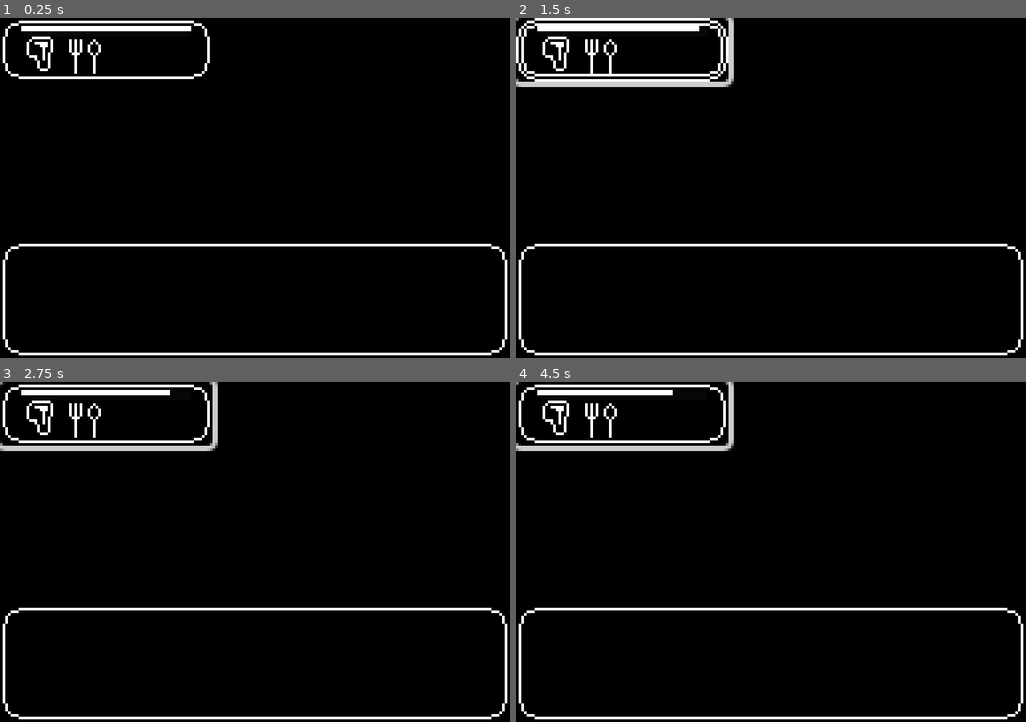
Above: before the commit, frames 1-4 (two rows, left to right).
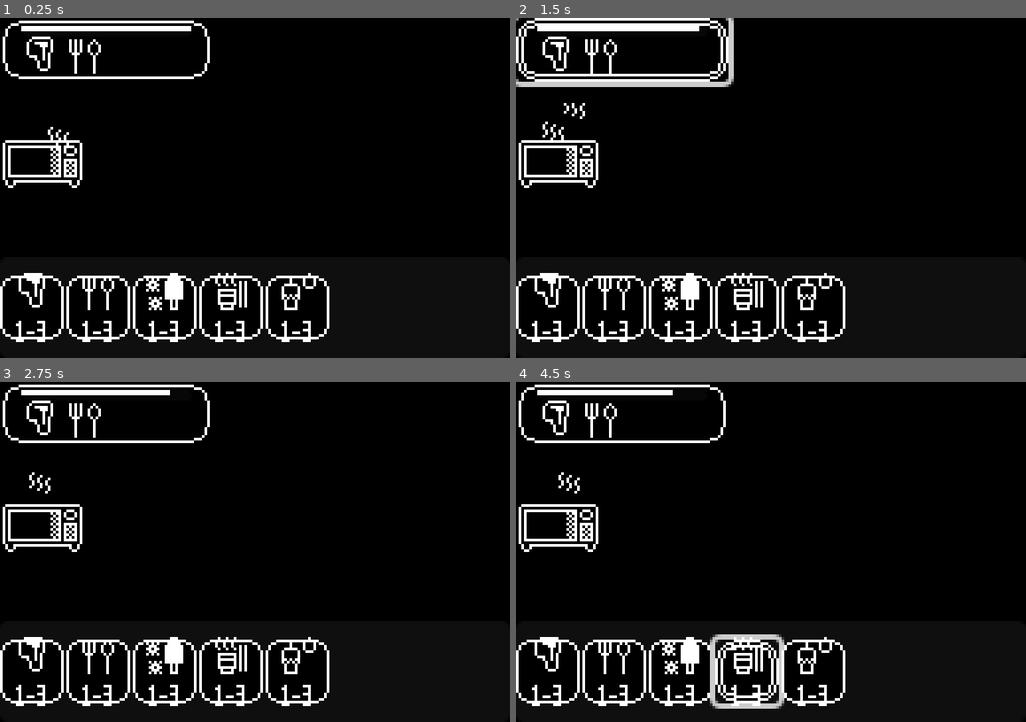
Above: after the commit, the same moments.

Repository: SpntKbrg/microwave-game
Game: Godot game, scene res://scenes/release/real_game_scene.tscn
The game is run twice, just before and just after one commit, with the same random seed, the same clock (stepped at 60 frames per second) and the same inputs. This scene is started directly instead of the project's main scene.
Inputs (mouse positions are in pixels of both pictures, inside the frame that each line leads up to):
- Up to frame 1 (0.25 s): no input
- Up to frame 2 (1.5 s): click (546, 307) at 0.52 s; click (623, 48) at 1.25 s
- Up to frame 3 (2.75 s): click (40, 511) at 2.02 s
- Up to frame 4 (4.5 s): click (612, 671) at 2.77 s; click (679, 671) at 3.52 s; click (745, 671) at 4.27 s

The runs differ from the first frame. In frame 1, 6.0% of the frame differs, in the area x 0-100%, y 32-100%; in frame 2, 6.1%; in frame 3, 6.9%; in frame 4, 7.8%, in the area x 0-100%, y 0-100%.

Commit message:
Re-add microwave and item shelf

Diff:
--- a/assets/ui/main_theme.tres
+++ b/assets/ui/main_theme.tres
@@ -81,6 +81,7 @@
 vertical = true
 
 [resource]
+BoxContainer/constants/separation = 1
 Button/colors/font_color = Color(0.875, 0.875, 0.875, 1)
 Button/colors/font_disabled_color = Color(0.875, 0.875, 0.875, 0.5)
 Button/colors/font_focus_color = Color(0.95, 0.95, 0.95, 1)
--- a/scenes/item_icon.tscn
+++ b/scenes/item_icon.tscn
@@ -9,7 +9,9 @@
 
 [node name="ItemIcon" type="TextureRect"]
 custom_minimum_size = Vector2(16, 16)
+size_flags_vertical = 4
 texture = ExtResource("1_e6lw3")
+expand_mode = 5
 script = ExtResource("2_y4m3t")
 item_icon_dict = Dictionary[int, Texture2D]({
 0: ExtResource("3_s7ikh"),
--- /dev/null
+++ b/scenes/item_shelf_button.tscn
@@ -0,0 +1,36 @@
+[gd_scene load_steps=4 format=3 uid="uid://ba0bcphk06mt6"]
+
+[ext_resource type="Theme" uid="uid://cwt57yrv5fqbq" path="res://assets/ui/main_theme.tres" id="1_8ar06"]
+[ext_resource type="PackedScene" uid="uid://7np8gifga1h2" path="res://scenes/item_icon.tscn" id="2_attft"]
+[ext_resource type="Script" uid="uid://dc5nyfcxmqnhx" path="res://scripts/game/item_shelf_button.gd" id="2_o7mih"]
+
+[node name="ItemShelfButton" type="Button" node_paths=PackedStringArray("__item_icon", "__item_time_hint")]
+custom_minimum_size = Vector2(24, 24)
+size_flags_horizontal = 4
+size_flags_vertical = 4
+theme = ExtResource("1_8ar06")
+theme_type_variation = &"ButtonSmall"
+script = ExtResource("2_o7mih")
+__item_icon = NodePath("ShelfContainer/ItemIcon")
+__item_time_hint = NodePath("ShelfContainer/TimeHint")
+
+[node name="ShelfContainer" type="VBoxContainer" parent="."]
+layout_mode = 1
+anchors_preset = 15
+anchor_right = 1.0
+anchor_bottom = 1.0
+grow_horizontal = 2
+grow_vertical = 2
+theme = ExtResource("1_8ar06")
+
+[node name="ItemIcon" parent="ShelfContainer" instance=ExtResource("2_attft")]
+layout_mode = 2
+size_flags_horizontal = 4
+
+[node name="TimeHint" type="Label" parent="ShelfContainer"]
+layout_mode = 2
+theme = ExtResource("1_8ar06")
+theme_type_variation = &"StickerFont"
+text = "1-3"
+horizontal_alignment = 1
+vertical_alignment = 2
--- a/scenes/release/real_game_scene.tscn
+++ b/scenes/release/real_game_scene.tscn
@@ -1,15 +1,23 @@
-[gd_scene load_steps=11 format=3 uid="uid://28r1rhmscnle"]
+[gd_scene load_steps=16 format=3 uid="uid://28r1rhmscnle"]
 
-[ext_resource type="StyleBox" uid="uid://vivmq0totlqg" path="res://assets/ui/panel_box_style.tres" id="1_3mg5d"]
 [ext_resource type="StyleBox" uid="uid://b3jedpegd354r" path="res://assets/ui/game_bg.tres" id="1_e1xsh"]
+[ext_resource type="Script" uid="uid://cuhlrwjla6kf" path="res://scripts/resources/microwave_spec.gd" id="2_jvgw3"]
 [ext_resource type="Theme" uid="uid://cwt57yrv5fqbq" path="res://assets/ui/main_theme.tres" id="2_xxmul"]
+[ext_resource type="PackedScene" uid="uid://ba0bcphk06mt6" path="res://scenes/item_shelf_button.tscn" id="3_n7wt1"]
 [ext_resource type="PackedScene" uid="uid://derbaklq8t1ja" path="res://scenes/customer_button.tscn" id="6_hshn4"]
 [ext_resource type="Script" uid="uid://ljise6jjaffs" path="res://scripts/game/scene/game_system.gd" id="7_e1xsh"]
 [ext_resource type="PackedScene" uid="uid://nlci6v88mta7" path="res://scenes/customer_ui_data.tscn" id="8_e38y6"]
 [ext_resource type="PackedScene" uid="uid://c0exhmaqenhwk" path="res://scenes/release/microwave_inspect.tscn" id="11_hshn4"]
+[ext_resource type="Script" uid="uid://bd5q8fk3w4qkd" path="res://scripts/input_state_handler.gd" id="11_s1gd3"]
+[ext_resource type="Script" uid="uid://m1inrb5fw6sd" path="res://scripts/game/microwave_spawner.gd" id="12_jvgw3"]
 [ext_resource type="PackedScene" uid="uid://djkscwfg3u4pk" path="res://scenes/model_resource.tscn" id="12_s1gd3"]
+[ext_resource type="Script" uid="uid://cso81fb444n4e" path="res://scripts/game/item_shelf_spawner.gd" id="14_fij0q"]
 [ext_resource type="PackedScene" uid="uid://cucl236n4hfwi" path="res://scenes/items/ItemFactory.tscn" id="14_h88xt"]
 [ext_resource type="PackedScene" path="res://scenes/customer_system.tscn" id="15_fij0q"]
+
+[sub_resource type="Resource" id="Resource_jvgw3"]
+script = ExtResource("2_jvgw3")
+metadata/_custom_type_script = "uid://cuhlrwjla6kf"
 
 [node name="RealGameScene" type="Control"]
 texture_filter = 3
@@ -48,23 +56,23 @@
 offset_bottom = 72.0
 grow_horizontal = 2
 
-[node name="HBoxContainer" type="HBoxContainer" parent="MicrowaveRow"]
+[node name="MicrowaveContainer" type="HBoxContainer" parent="MicrowaveRow"]
 layout_mode = 2
 size_flags_horizontal = 0
 size_flags_vertical = 0
 
-[node name="PanelContainer" type="PanelContainer" parent="."]
+[node name="ItemRow" type="PanelContainer" parent="."]
 layout_mode = 1
 anchors_preset = 12
 anchor_top = 1.0
 anchor_right = 1.0
 anchor_bottom = 1.0
-offset_top = -44.0
+offset_top = -38.0
 grow_horizontal = 2
 grow_vertical = 0
-theme_override_styles/panel = ExtResource("1_3mg5d")
+theme = ExtResource("2_xxmul")
 
-[node name="HBoxContainer" type="HBoxContainer" parent="PanelContainer"]
+[node name="ItemShelf" type="HBoxContainer" parent="ItemRow"]
 layout_mode = 2
 
 [node name="ModelResource" parent="." instance=ExtResource("12_s1gd3")]
@@ -87,3 +95,16 @@
 [node name="CustomerSystem" parent="GameSystem" instance=ExtResource("15_fij0q")]
 
 [node name="CustomerList" type="Node" parent="GameSystem"]
+
+[node name="InputStateHandler" type="Node" parent="GameSystem"]
+script = ExtResource("11_s1gd3")
+
+[node name="MicrowaveSpawner" type="Node" parent="GameSystem" node_paths=PackedStringArray("microwave_spawn_point")]
+script = ExtResource("12_jvgw3")
+microwave_set = Array[ExtResource("2_jvgw3")]([SubResource("Resource_jvgw3")])
+microwave_spawn_point = NodePath("../../MicrowaveRow/MicrowaveContainer")
+
+[node name="ItemShelfSpawner" type="Node" parent="GameSystem" node_paths=PackedStringArray("__item_shelf")]
+script = ExtResource("14_fij0q")
+__item_shelf = NodePath("../../ItemRow/ItemShelf")
+__item_shelf_btn_template = ExtResource("3_n7wt1")
--- /dev/null
+++ b/scripts/game/item_shelf_button.gd
@@ -0,0 +1,10 @@
+class_name ItemShelfButton
+extends Button
+
+
+@export var __item_icon: ItemIcon
+@export var __item_time_hint: Label
+
+
+func setup(item_type: UtilType.ItemType) -> void:
+	__item_icon.setup(item_type)
--- /dev/null
+++ b/scripts/game/item_shelf_spawner.gd
@@ -0,0 +1,13 @@
+class_name ItemShelfSpawner
+extends Node
+
+
+@export var __item_shelf: Node
+@export var __item_shelf_btn_template: PackedScene
+
+func _ready() -> void:
+	for i in UtilType.ItemType.values():
+		var icon_node = __item_shelf_btn_template.instantiate()
+		var item_icon := icon_node as ItemShelfButton
+		__item_shelf.add_child(item_icon)
+		item_icon.setup(i)
--- /dev/null
+++ b/scripts/game/microwave_spawner.gd
@@ -0,0 +1,12 @@
+class_name MicrowaveSpawner
+extends Node
+
+
+@export var microwave_set: Array[MicrowaveSpec]
+@export var microwave_spawn_point: Node
+
+func _ready() -> void:
+	var microwave_factory = MicrowaveFactory.new();
+	for microwave in microwave_set:
+		var mw = microwave_factory.create(microwave);
+		microwave_spawn_point.add_child.call_deferred(mw)
Not shown, added: scripts/game/item_shelf_button.gd.uid
Not shown, added: scripts/game/item_shelf_spawner.gd.uid
Not shown, added: scripts/game/microwave_spawner.gd.uid
